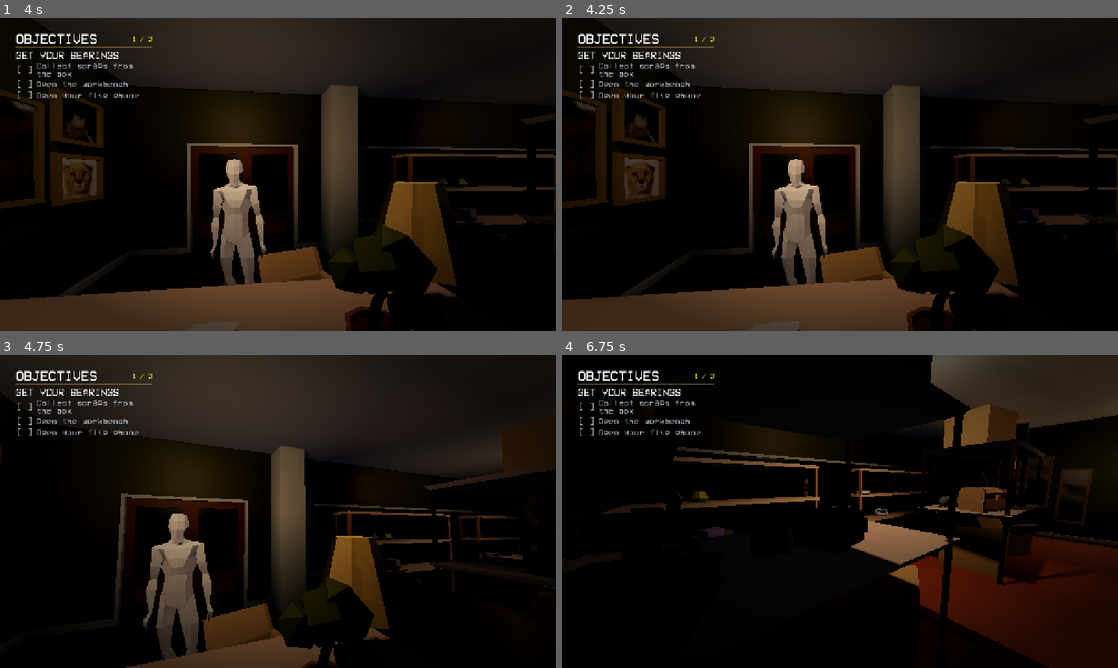
Above: before the commit, frames 1-4 (two rows, left to right).
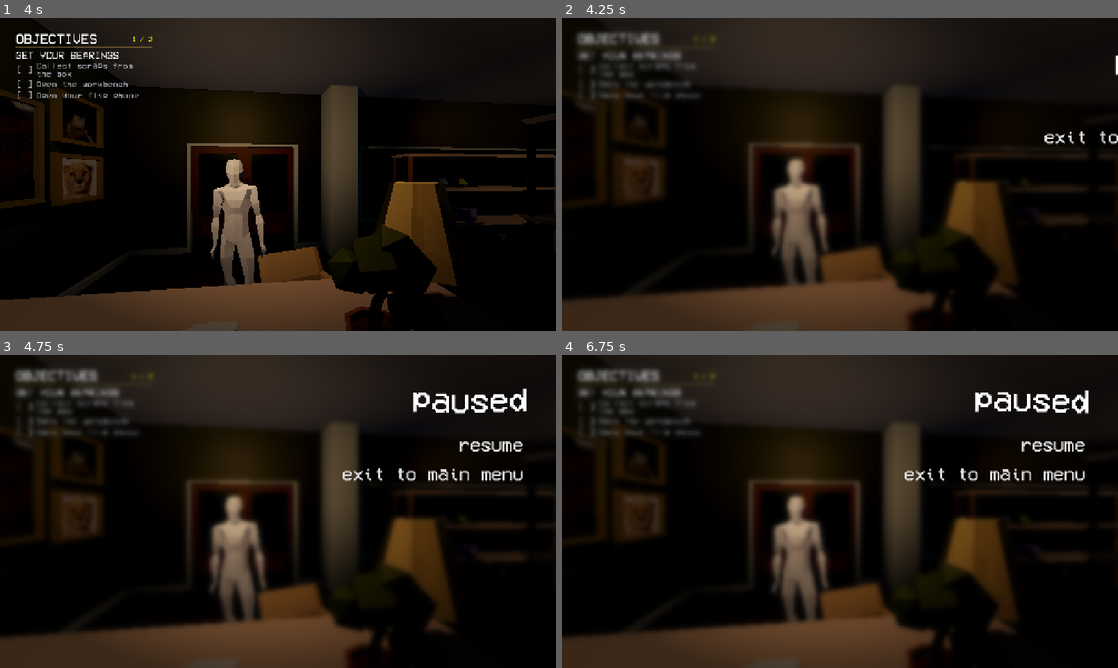
Above: after the commit, the same moments.

Repository: kaminaryu/project-found-footage
Game: Godot game, scene res://Scenes/main_walk.tscn
Two runs of this game, one before a commit and one after it. Both use one fixed random seed, a clock stepped at 60 frames per second and the inputs below. Sound files missing from this copy of the repository are replaced by a short silence.
Inputs (mouse positions are in pixels of both pictures, inside the frame that each line leads up to):
- Up to frame 1 (4 s): tap Q (quit) every 0.75 s from 0.5 to 3.5 s; move the mouse to (305, 174) at 0.52 s; hold Shift (crouch) 0.53-1.28 s; hold W (move_forward) from 0.53 s (still down); click (305, 174) at 0.67 s; tap Enter (ui_accept) at 0.77, 1.52, 3.02, 3.77 s; move the mouse to (250, 174) at 1.27 s; tap E (interact) at 1.35 s; click (250, 174) at 1.42 s; move the mouse to (289, 168) at 2.02 s; press the mouse at (289, 168) at 2.03 s; move the mouse to (272, 180) at 2.77 s; release the mouse at (272, 180) at 2.78 s; tap 1 (use_phone) at 2.85 s; click (272, 180) at 2.92 s; move the mouse to (316, 177) at 3.52 s; tap Backspace at 3.6 s; click (316, 177) at 3.67 s
- Up to frame 2 (4.25 s): keep holding W (move_forward); tap Escape (ui_cancel) at 4.15 s
- Up to frame 3 (4.75 s): release W (move_forward) at 4.25 s; tap Q (quit) at 4.25 s; drag from (111, 464) to (194, 433) at 4.27 s
- Up to frame 4 (6.75 s): move the mouse to (845, 511) at 5.02 s; hold W (move_forward) 5.03-5.78 s; tap E (interact) at 5.1 s; click (845, 511) at 5.17 s; move the mouse to (817, 505) at 5.77 s; hold D (move_right) 5.78-6.53 s; click (817, 505) at 5.85 s; tap Enter (ui_accept) at 6.02 s; move the mouse to (867, 511) at 6.52 s; hold W (move_forward) from 6.53 s (still down); hold 1 (use_phone) from 6.53 s (still down); click (867, 511) at 6.67 s

Frame 1 is identical in both runs. In frame 2, 5.9% of the frame differs, in the area x 2-100%, y 4-100%; in frame 3, 35%; in frame 4, 56%, in the area x 0-100%, y 0-100%.

Commit message:
Enable the pause menu to be opened and closed

Diff:
--- a/Assets/Scripts/player.gd
+++ b/Assets/Scripts/player.gd
@@ -33,11 +33,6 @@
 	#if frozen , ignore
 	if is_frozen:
 		return
-	#pressing Escape will free the mouse (for the pause menu)
-	if event.is_action_pressed("ui_cancel"):
-		Input.mouse_mode = Input.MOUSE_MODE_VISIBLE
-	elif event is InputEventMouseButton and event.button_index == MOUSE_BUTTON_LEFT and event.pressed:
-		Input.mouse_mode = Input.MOUSE_MODE_CAPTURED
 
 	if event is InputEventMouseMotion and Input.mouse_mode == Input.MOUSE_MODE_CAPTURED:
 		#shit will left and turn the whole player
--- a/Autoload/game_master.gd
+++ b/Autoload/game_master.gd
@@ -8,6 +8,7 @@
 signal collecting_scrap
 signal flag_raised(flag: StringName)
 signal flags_cleared
+signal pause
 
 var _raised_flags: Dictionary = {}
 
--- a/Scenes/Menu/main_menu.tscn
+++ b/Scenes/Menu/main_menu.tscn
@@ -197,7 +197,7 @@
 
 [node name="scaryroom" parent="." unique_id=1464608254 instance=ExtResource("1_l6cm7")]
 
-[node name="FlipPhone" parent="scaryroom" index="43" unique_id=1279445078]
+[node name="FlipPhone" parent="scaryroom" index="39" unique_id=1279445078]
 transform = Transform3D(1, 0, 0, 0, 0.5819464, 0.8132273, 0, -0.8132273, 0.5819464, 5.4171433, 1.0120014, -1.971276)
 
 [node name="FlipPhoneTop" parent="scaryroom/FlipPhone" index="0" unique_id=554474369]
@@ -214,6 +214,7 @@
 
 [node name="Camera3D" type="Camera3D" parent="scaryroom" unique_id=1139492500]
 transform = Transform3D(-0.42812297, -0.13729535, 0.8932305, 0, 0.9883924, 0.15192236, -0.9037205, 0.06504145, -0.4231535, 5.7836757, 1.2567885, -2.3672662)
+current = true
 script = ExtResource("2_vmek6")
 pan_speed = 0.3
 
--- /dev/null
+++ b/Scenes/Menu/pause_menu.gd
@@ -0,0 +1,28 @@
+extends Control
+
+@onready var transitionPlayer := $Transition;
+
+var paused := false;
+# Called when the node enters the scene tree for the first time.
+func _ready() -> void:
+	pass # Replace with function body.
+
+func _unhandled_input(event: InputEvent) -> void:
+	if event.is_action_pressed("ui_cancel"):
+		pause();
+
+# Called every frame. 'delta' is the elapsed time since the previous frame.
+func _process(delta: float) -> void:
+	pass
+
+func pause() -> void:
+	if !paused:
+		transitionPlayer.play("open");
+		get_tree().paused = true;
+		Input.mouse_mode = Input.MOUSE_MODE_VISIBLE
+		paused = true;
+	else:
+		transitionPlayer.play("close");
+		get_tree().paused = false;
+		Input.mouse_mode = Input.MOUSE_MODE_CAPTURED
+		paused = false;
--- a/Scenes/Menu/pause_menu.tscn
+++ b/Scenes/Menu/pause_menu.tscn
@@ -1,6 +1,7 @@
 [gd_scene format=3 uid="uid://3tkk8jmhphx7"]
 
 [ext_resource type="Shader" uid="uid://dn65v51yuci1m" path="res://Scenes/Menu/pause_menu.gdshader" id="1_i0al5"]
+[ext_resource type="Script" uid="uid://cc3titvugpmtf" path="res://Scenes/Menu/pause_menu.gd" id="1_mux1j"]
 [ext_resource type="Theme" uid="uid://b75gwc06xe8kx" path="res://Themes/main_menu.tres" id="2_jnmi5"]
 [ext_resource type="PackedScene" uid="uid://d0apmagpe61a" path="res://Scenes/Menu/menu_button.tscn" id="3_mux1j"]
 
@@ -106,6 +107,7 @@
 grow_horizontal = 2
 grow_vertical = 2
 mouse_filter = 2
+script = ExtResource("1_mux1j")
 
 [node name="ColorRect" type="ColorRect" parent="." unique_id=357186011]
 modulate = Color(1, 1, 1, 0)
--- a/Scenes/main_walk.tscn
+++ b/Scenes/main_walk.tscn
@@ -962,6 +962,7 @@
 shape = SubResource("ConvexPolygonShape3D_m12bj")
 
 [node name="CanvasLayer" type="CanvasLayer" parent="." unique_id=197105867]
+process_mode = 3
 layer = 4
 follow_viewport_enabled = true
 
Not shown, added: Scenes/Menu/pause_menu.gd.uid
